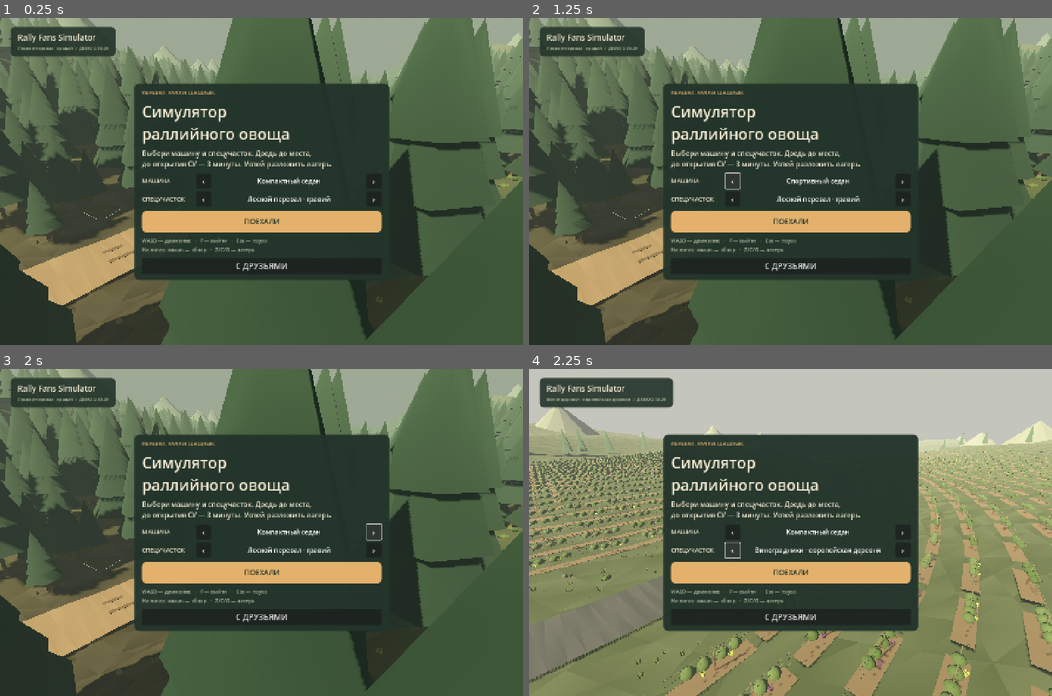
Above: before the commit, frames 1-4 (two rows, left to right).
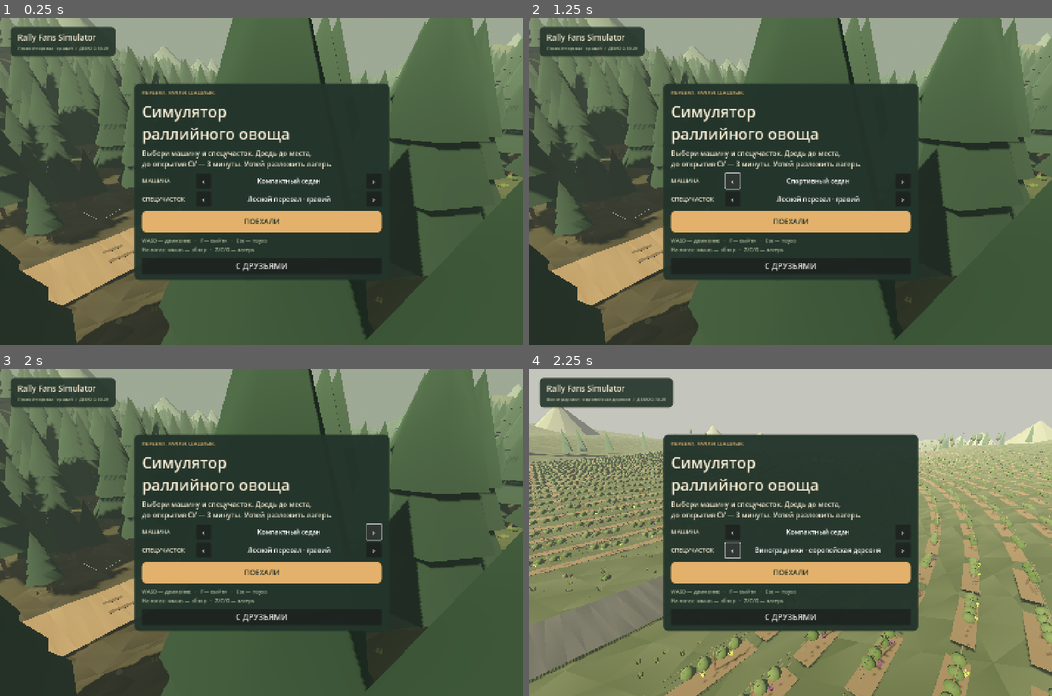
Above: after the commit, the same moments.

Repository: DaniilSmirnov/rfm-simulator
Game: Godot game, scene res://main.tscn
Two runs of this game, one before a commit and one after it. Both use one fixed random seed, a clock stepped at 60 frames per second and the inputs below.
Inputs:
- Up to frame 1 (0.25 s): no input
- Up to frame 2 (1.25 s): click "‹" at 0.5 s
- Up to frame 3 (2 s): click "›" at 1.25 s
- Up to frame 4 (2.25 s): click "‹" at 2 s

Frames 1-3 are identical in both runs. In frame 4, 0.2% of the frame differs, in the area x 30-92%, y 18-26%.

Commit message:
Share forest tree grass and stone primitives

Diff:
--- a/game/scripts/stage.gd
+++ b/game/scripts/stage.gd
@@ -313,14 +313,46 @@
 
 # Four instanced draw calls for the forest instead of thousands of nodes.
 # Collision positions remain in `trees`, matching the original gameplay.
+func shared_tree_mesh(layer: int) -> CylinderMesh:
+	var mesh = CylinderMesh.new()
+	mesh.bottom_radius = 1.0
+	mesh.top_radius = 0.65 if layer == 0 else 0.0
+	mesh.height = 1.0
+	mesh.radial_segments = 5 if layer == 0 else 6
+	mesh.rings = 1
+	return mesh
+
+func shared_tree_pose(position: Vector3, height_value: float, layer: int, basis: Basis = Basis.IDENTITY) -> Transform3D:
+	var radius = 0.2 if layer == 0 else height_value * (0.28 - (layer - 1) * 0.055)
+	var layer_height = height_value * (0.64 if layer == 0 else 0.49)
+	var y = height_value * (0.32 if layer == 0 else 0.47 + (layer - 1) * 0.18)
+	return Transform3D(basis * Basis.from_scale(Vector3(radius, layer_height, radius)), position + basis * Vector3(0, y, 0))
+
+func shared_tree_color(layer: int, shade: float = 0.0, snowy: bool = false) -> Color:
+	if layer == 0:
+		return Color("67543d")
+	if snowy:
+		return (Color("78958a") if layer == 1 else Color("b8cdd3")).lightened(shade)
+	return Color(0.17 + shade, 0.28 + shade, 0.21 + shade)
+
+func shared_grass_color(value: float) -> Color:
+	return Color("4f6634").lerp(Color("91905a"), clampf(value, 0.0, 1.0) * 0.7)
+
+func shared_stone_mesh() -> SphereMesh:
+	var mesh = SphereMesh.new()
+	mesh.radial_segments = 5
+	mesh.rings = 2
+	return mesh
+
+func shared_stone_pose(position: Vector3, radius: float, yaw: float = 0.0) -> Transform3D:
+	return Transform3D(Basis(Vector3.UP, yaw).scaled(Vector3(radius * 2.0, radius, radius * 1.7)), position)
+
+func shared_stone_color(lightness: float = 0.0) -> Color:
+	return Color("7e806e").lightened(clampf(lightness, -0.10, 0.12))
+
 func _build_forest(forest: Array[Dictionary]) -> void:
 	for layer in range(4):
-		var mesh = CylinderMesh.new()
-		mesh.bottom_radius = 1.0
-		mesh.top_radius = 0.65 if layer == 0 else 0.0
-		mesh.height = 1.0
-		mesh.radial_segments = 5 if layer == 0 else 6
-		mesh.rings = 1
+		var mesh = shared_tree_mesh(layer)
 		var mat = RallyProps.material(Color.WHITE)
 		mat.vertex_color_use_as_albedo = true
 		mat.vertex_color_is_srgb = true
@@ -333,13 +365,8 @@
 		forest_layers.append(mm)
 		for i in range(forest.size()):
 			var tree_data = forest[i]
-			var h: float = tree_data.height
-			var radius = 0.2 if layer == 0 else h * (0.28 - (layer - 1) * 0.055)
-			var height = h * (0.64 if layer == 0 else 0.49)
-			var y = h * (0.32 if layer == 0 else 0.47 + (layer - 1) * 0.18)
-			mm.set_instance_transform(i, Transform3D(Basis.from_scale(Vector3(radius, height, radius)), tree_data.position + Vector3(0, y, 0)))
-			var shade: float = tree_data.shade
-			mm.set_instance_color(i, Color("67543d") if layer == 0 else ((Color("78958a") if layer == 1 else Color("b8cdd3")).lightened(shade) if winter else Color(0.17 + shade, 0.28 + shade, 0.21 + shade)))
+			mm.set_instance_transform(i, shared_tree_pose(tree_data.position, float(tree_data.height), layer))
+			mm.set_instance_color(i, shared_tree_color(layer, float(tree_data.shade), winter))
 		var instance = MultiMeshInstance3D.new()
 		instance.name = "ForestLayer%d" % layer
 		instance.multimesh = mm
@@ -510,7 +537,7 @@
 	return true
 
 func _detail_batch(name: String, mesh: Mesh, poses: Array, colors: Array, indices: Array = []) -> void:
-	if name in ["ForestGrass", "ForestBushes", "ForestBerryBush …(128 unchanged characters)… "VineyardRoadsideBushes", "VillageForestPines", "VillageForestBroadleafTrunks", "VillageForestBroadleafCrowns", "VillageForestGrass", "VillageForestS …(141 unchanged characters)…
+	if name in ["ForestGrass", "ForestBushes", "ForestBerryBush …(128 unchanged characters)… "VineyardRoadsideBushes", "VillageForestTreeLayer0", "VillageForestTreeLayer1", "VillageForestTreeLayer2", "VillageForestTreeLayer3", "VillageForestGrass", "VillageForestS …(141 unchanged characters)…
 		var cells = {}
 		for i in range(poses.size()):
 			var origin: Vector3 = poses[i].origin
@@ -594,7 +621,7 @@
 		p.y = ground(p) - 0.20
 		var size = detail_rng.randf_range(0.25, 0.65)
 		grass_poses.append(Transform3D(Basis(Vector3.UP, detail_rng.randf() * TAU).scaled(Vector3(size * 1.8, size, size * 1.8)), p))
-		grass_colors.append(Color("4f6634").lerp(Color("91905a"), detail_rng.randf() * 0.7))
+		grass_colors.append(shared_grass_color(detail_rng.randf()))
 	for i in range(4000):
 		var along = detail_rng.randf_range(20, LENGTH - 20)
 		var p = at(along) + side(along) * detail_rng.randf_range(13, 125) * (-1 if i % 2 else 1)
@@ -614,8 +641,8 @@
 			continue
 		p.y = ground(p) - 0.18
 		var radius = detail_rng.randf_range(0.12, 0.35)
-		stone_poses.append(Transform3D(Basis(Vector3.UP, detail_rng.randf() * TAU).scaled(Vector3(radius * 2, radius, radius * 1.7)), p))
-		stone_colors.append(Color("7e806e").lightened(detail_rng.randf_range(-0.1, 0.12)))
+		stone_poses.append(shared_stone_pose(p, radius, detail_rng.randf() * TAU))
+		stone_colors.append(shared_stone_color(detail_rng.randf_range(-0.10, 0.12)))
 	# Clumped undergrowth rather than an even carpet; berry bushes use the
 	# same seeded generator on every client. Keep picnic spaces and paths open.
 	var bush_poses: Array = []
@@ -707,10 +734,7 @@
 	boulder.radial_segments = 7
 	boulder.rings = 3
 	_detail_batch("ForestBoulders", boulder, boulder_poses, boulder_colors)
-	var stones_mesh = SphereMesh.new()
-	stones_mesh.radial_segments = 5
-	stones_mesh.rings = 2
-	_detail_batch("ForestPebbles", stones_mesh, stone_poses, stone_colors)
+	_detail_batch("ForestPebbles", shared_stone_mesh(), stone_poses, stone_colors)
 	_detail_batch("ForestGrass", _grass_mesh(), grass_poses, grass_colors)
 	var stem = CylinderMesh.new()
 	stem.height = 1
